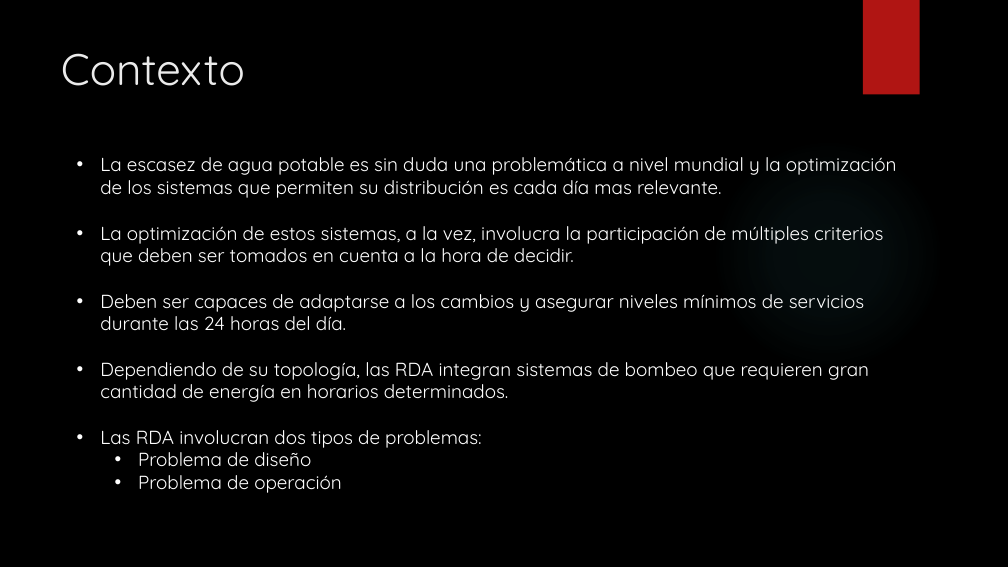
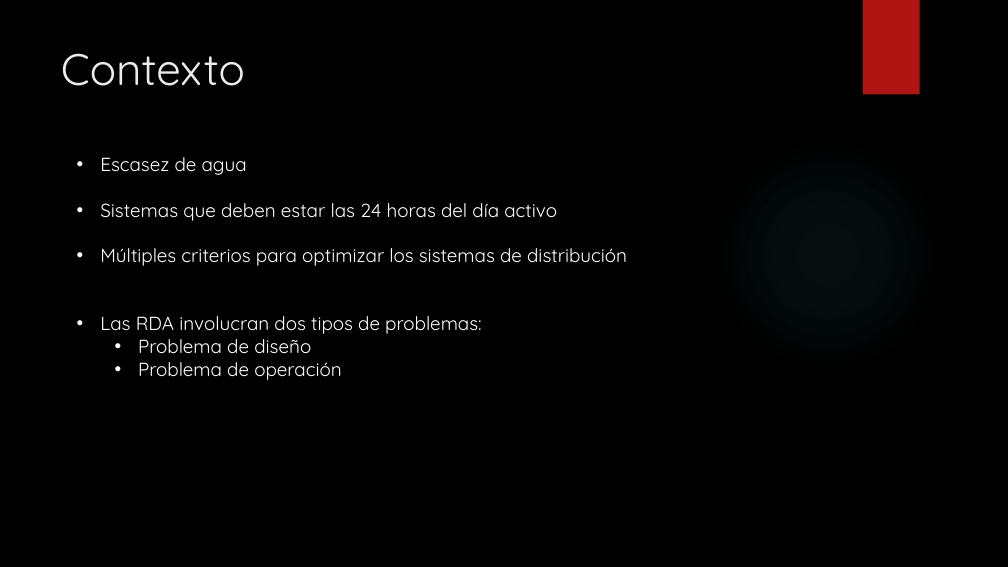
Before and after one commit to gsanhuezafuentes/ProyectoDeMemoria, a slide deck: slide 3 of presentacion/JHawanet.pptx (slide 2 before the commit). Drawn at 1008x567 pixels with LibreOffice and Linux fonts; fonts in the diff are those of the drawing; background and template pictures are left out. Boxes give left, top, right and bottom in pixels: in the first picture for what was removed or moved away, otherwise in the second. Text is boxed around its words. In the diff, an @@ line names an element or a change of style, - is before the commit and + after.

```diff
--- a/presentacion/JHawanet.pptx
+++ b/presentacion/JHawanet.pptx
@@ text at (100, 157, 627, 266): text changed @@
-• La escasez de agua potable es sin duda una problemática a nivel mundial y la optimización de los sistemas que permiten su distribución es cada día mas relevante.
-• La optimización de estos sistemas, a la vez, involucra la participación de múltiples criterios que deben ser tomados en cuenta a la hora de decidir.
-• Deben ser capaces de adaptarse a los cambios y asegurar niveles mínimos de servicios durante las 24 horas del día.
-• Dependiendo de su topología, las RDA integran sistemas de bombeo que requieren gran cantidad de energía en horarios determinados.
+• Escasez de agua
+• Sistemas que deben estar las 24 horas del día activo
+• Múltiples criterios para optimizar los sistemas de distribución
```
Also in this commit, not shown: 5 other slides changed, 31 slides added, 36 other files.
